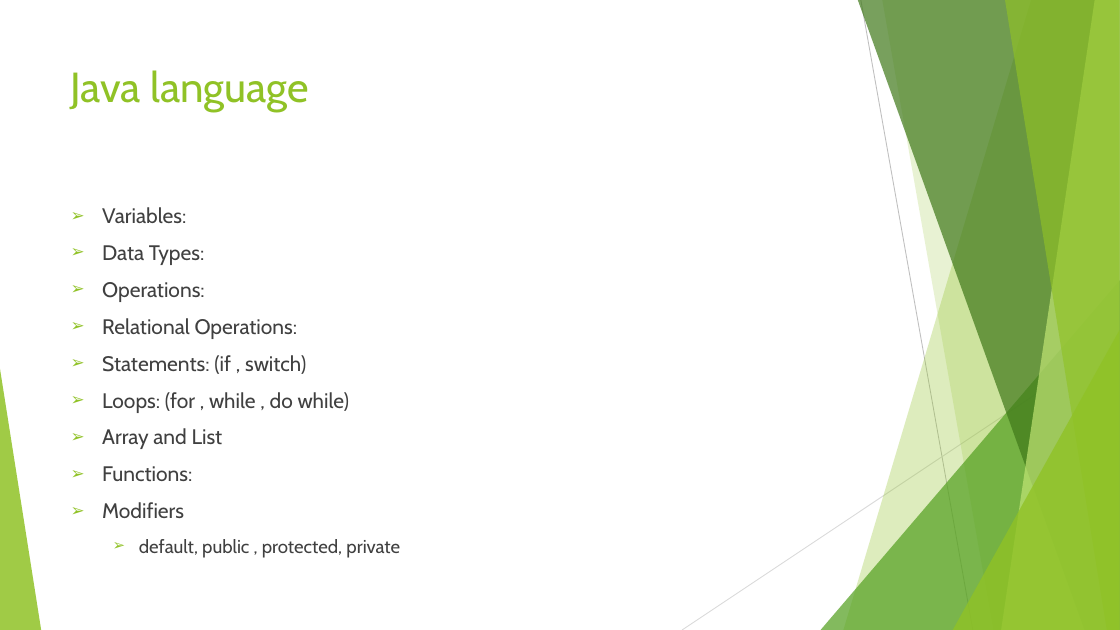
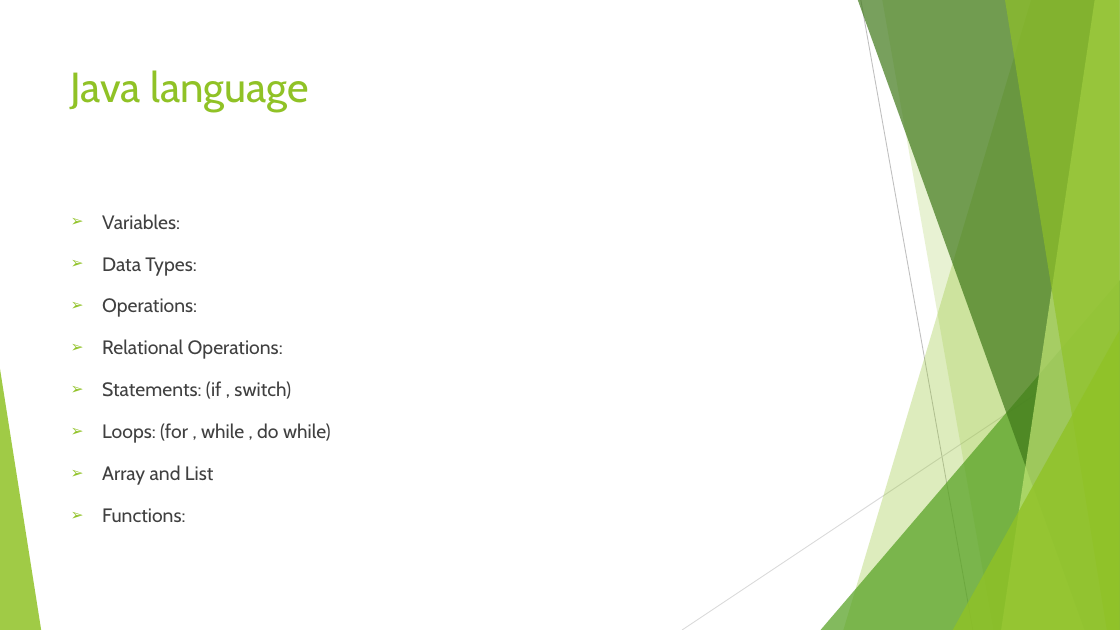
Before and after one commit to adhamkhwaldeh/newAndroidCourse, a slide deck: slide 12 of Lectures/00-Introductions.pptx. Drawn at 1120x630 pixels with LibreOffice and Linux fonts; fonts in the diff are those of the drawing. Boxes give left, top, right and bottom in pixels: in the first picture for what was removed or moved away, otherwise in the second. Text is boxed around its words. In the diff, an @@ line names an element or a change of style, - is before the commit and + after.

```diff
--- a/Lectures/00-Introductions.pptx
+++ b/Lectures/00-Introductions.pptx
@@ text "Variables:" at (102, 214, 331, 522): size 18 to 16.6 pt; line spacing 1 to 1.3 @@
@@ text at (102, 502, 400, 558): paragraphs removed @@
-➢ Modifiers
-  ➢ default, public , protected, private
```
Also in this commit, not shown: 3 other slides changed, 3 slides added, 4 other files.
